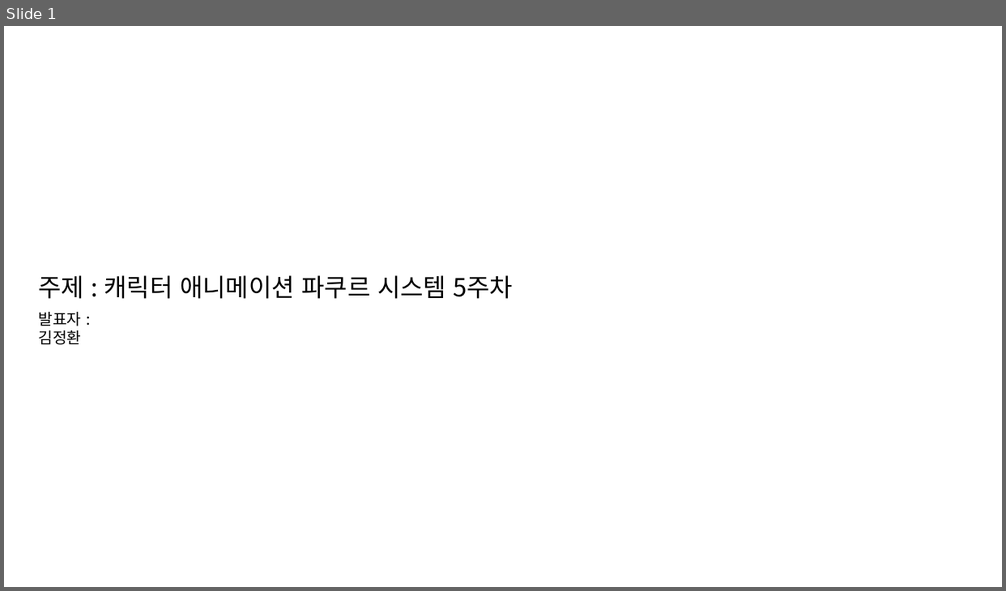
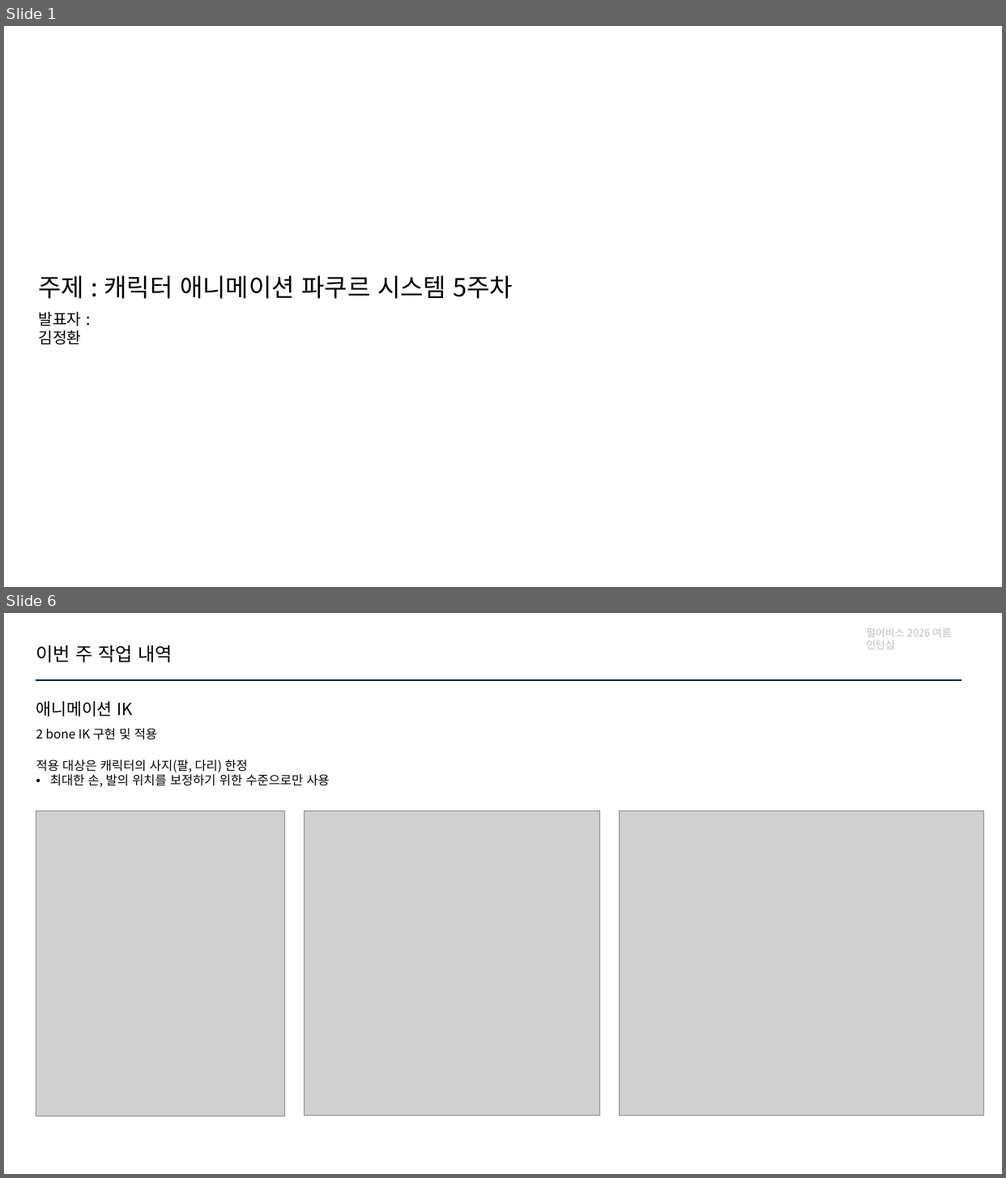
Before and after one commit to jhk0701/PA26-Character-Animation-Parkour, a slide deck: PPT/week5.pptx. Shown one above the other, each under a label of ours: slide 1 before the commit, slides 1 and 6 after it; the slides between them are not shown. The pictures are 1006x591 and 1006x1178 pixels, drawn with LibreOffice and Linux fonts; fonts in the diff are those of the drawing; grey boxes stand for pictures. Boxes give left, top, right and bottom in pixels: in the first picture for what was removed or moved away, otherwise in the second. Text is boxed around its words. In the diff, an @@ line names an element or a change of style, - is before the commit and + after.

```diff
--- a/PPT/week5.pptx
+++ b/PPT/week5.pptx
@@ slide 6 added at (4, 613, 1002, 1174), background #FFFFFF @@
@@ text added at (866, 628, 952, 649), 10 pt, text #BFBFBF @@
+펄어비스 2026 여름 인턴십
@@ text added at (36, 645, 172, 662), 18 pt, text #000000 @@
+이번 주 작업 내역
@@ line added from (36, 680) to (961, 680), #0E2841 1.5 pt @@
@@ text added at (36, 701, 133, 717), 16 pt, text #000000 @@
+애니메이션 IK
@@ text added at (36, 728, 157, 740), 12 pt, text #000000 @@
+2 bone IK 구현 및 적용
@@ text added at (36, 760, 330, 787), 12 pt, text #000000 @@
+적용 대상은 캐릭터의 사지(팔, 다리) 한정
+• 최대한 손, 발의 위치를 보정하기 위한 수준으로만 사용
@@ picture added at (36, 811, 285, 1117) @@
@@ picture added at (305, 811, 600, 1116) @@
@@ picture added at (620, 811, 984, 1116) @@
```
Also in this commit, not shown: 7 slides changed, 1 other slide added, 5 other files.
